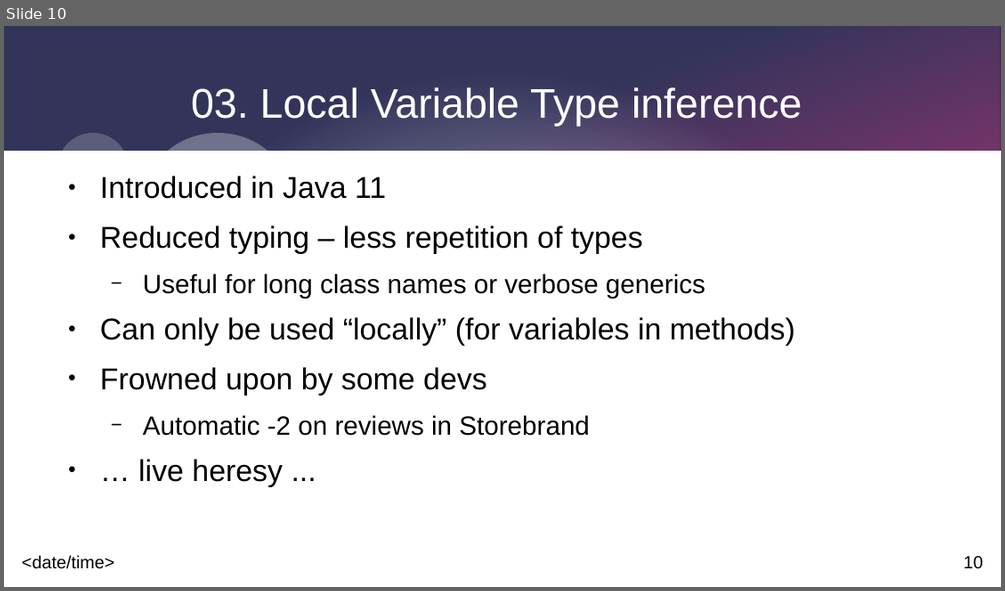
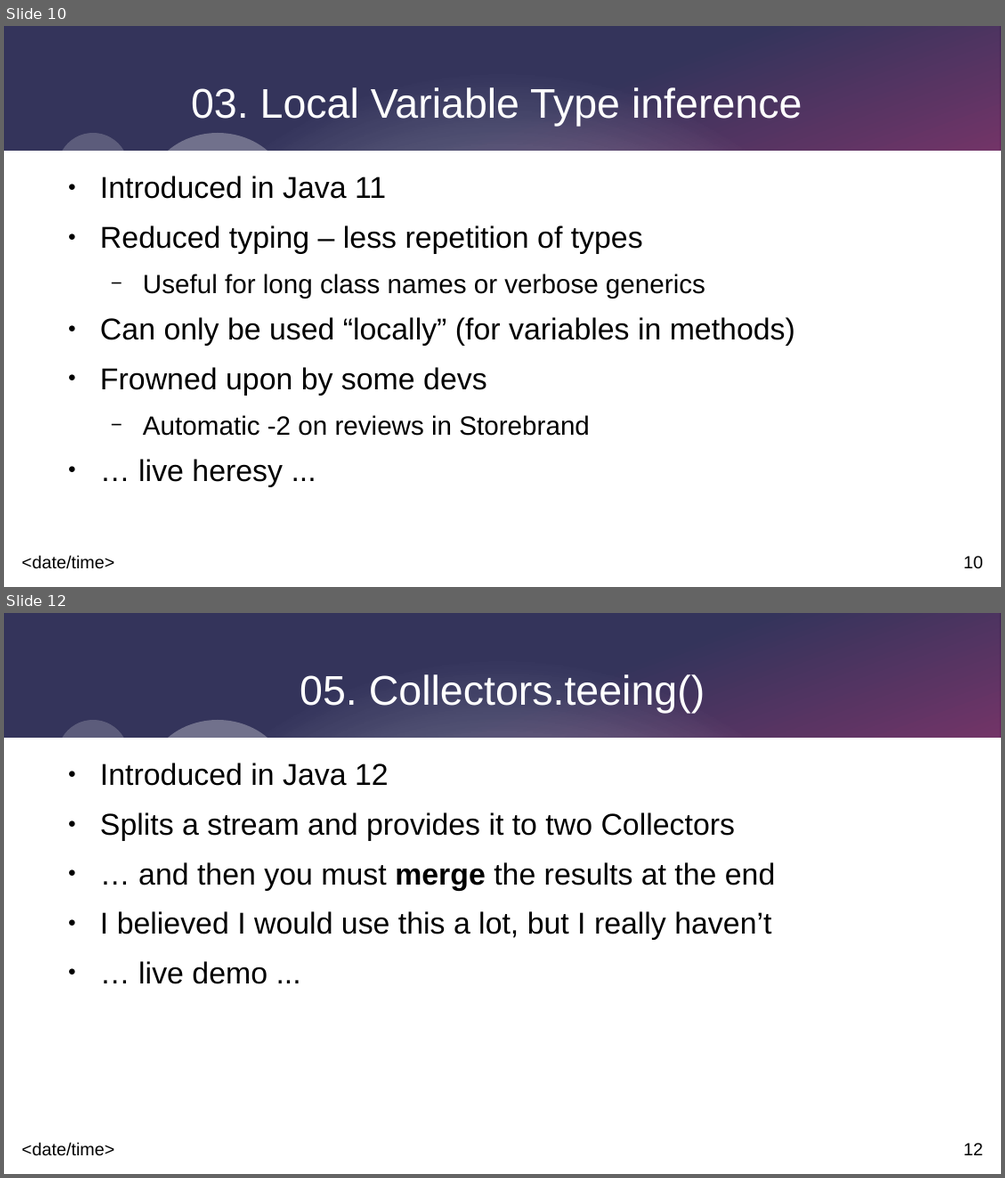
Before and after one commit to johnnyegel/Talk_JavaLatestAndGreatest, a slide deck: Presentation/JavaLatestAndGreatest.odp. Shown one above the other, each under a label of ours: slide 10 before the commit, slides 10 and 12 after it; the slides between them are not shown. The pictures are 1005x591 and 1005x1178 pixels, drawn with LibreOffice and Linux fonts; fonts in the diff are those of the drawing. Boxes give left, top, right and bottom in pixels: in the first picture for what was removed or moved away, otherwise in the second. Text is boxed around its words. In the diff, an @@ line names an element or a change of style, - is before the commit and + after.

```diff
--- a/Presentation/JavaLatestAndGreatest.odp
+++ b/Presentation/JavaLatestAndGreatest.odp
@@ slide 12 added at (x1=4, y1=613, x2=1001, y2=1174), background #FFFFFF; not listed: 9 template elements that a slide beside it also shows @@
@@ title added at (x1=299, y1=674, x2=705, y2=713), 33 pt, text #FFFFFF @@
+05. Collectors.teeing()
@@ text added at (x1=100, y1=763, x2=776, y2=984), 24 pt, text #000000 @@
+● Introduced in Java 12
+● Splits a stream and provides it to two Collectors
+● … and then you must merge the results at the end
+● I believed I would use this a lot, but I really haven’t
+● … live demo ...
```
Also in this commit, not shown: 1 slide changed, 3 other files.
